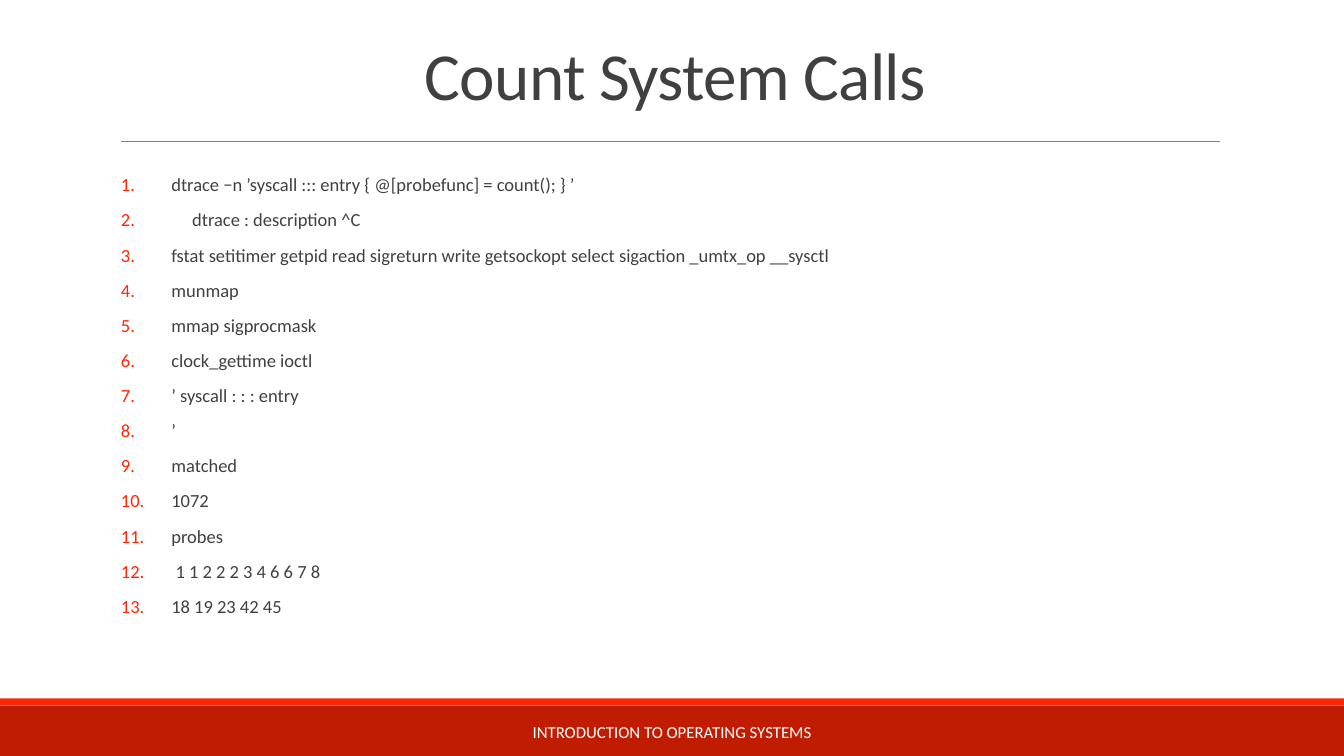
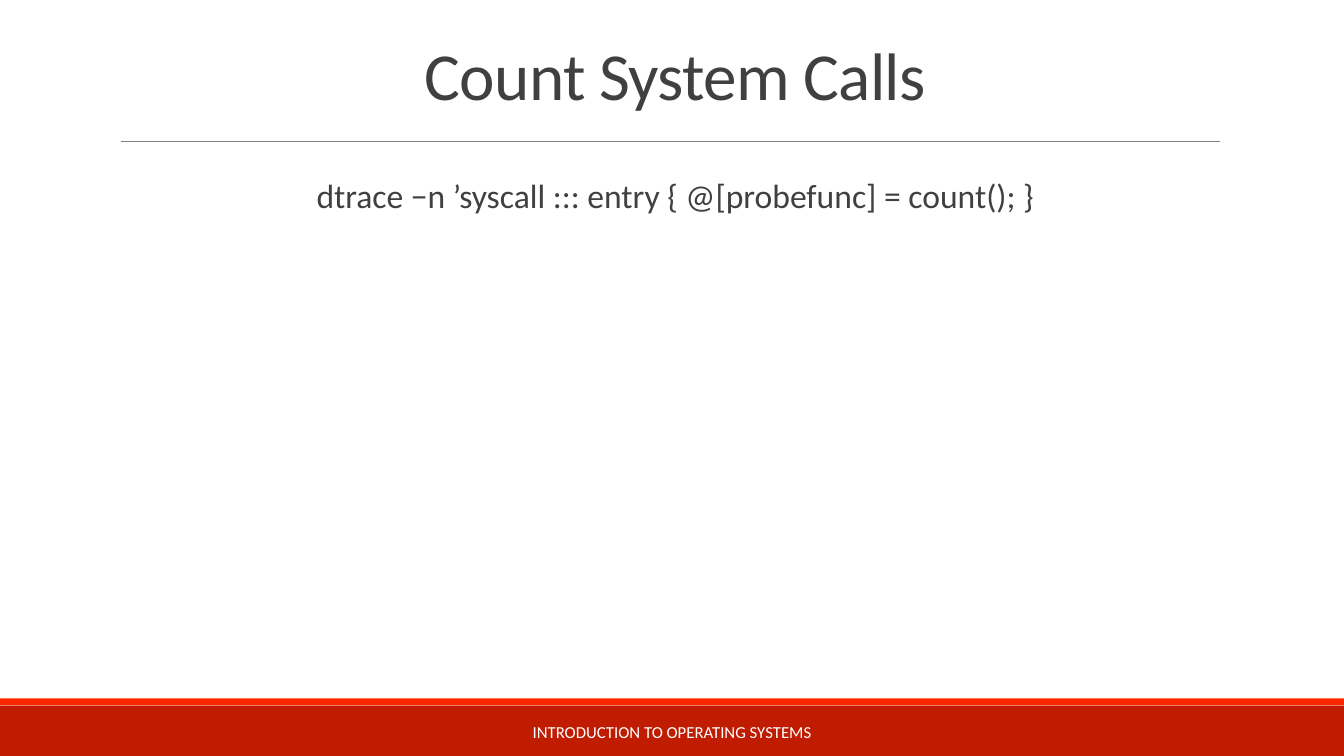
Before and after one commit to teachbsd/course, a slide deck: slide 16 of undergraduate/lectures/tracing.pptx. Drawn at 1344x756 pixels with LibreOffice and Linux fonts; fonts in the diff are those of the drawing; background and template pictures are left out. Boxes give left, top, right and bottom in pixels: in the first picture for what was removed or moved away, otherwise in the second. Text is boxed around its words. In the diff, an @@ line names an element or a change of style, - is before the commit and + after.

```diff
--- a/undergraduate/lectures/tracing.pptx
+++ b/undergraduate/lectures/tracing.pptx
@@ text at (x1=317, y1=183, x2=1015, y2=214): text changed; size 13.2 to 24 pt @@
-1. dtrace −n ’syscall ::: entry { @[probefunc] = count(); } ’
-2. dtrace : description ^C
-3. fstat setitimer getpid read sigreturn write getsockopt select sigaction _umtx_op __sysctl
-4. munmap
-5. mmap sigprocmask
-6. clock_gettime ioctl
-7. ’ syscall : : : entry
-8. ’
-9. matched
-10. 1072
-11. probes
-12. 1 1 2 2 2 3 4 6 6 7 8
-13. 18 19 23 42 45
+dtrace −n ’syscall ::: entry { @[probefunc] = count(); }
```
Also in this commit, not shown: 4 other slides changed, 3 slides added, 1 slide removed, 1 other file.
